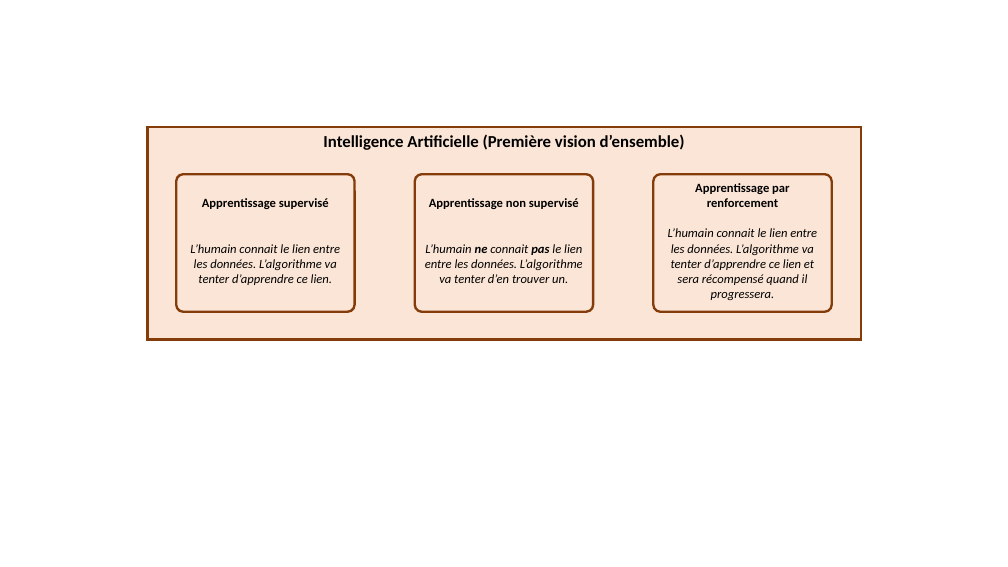
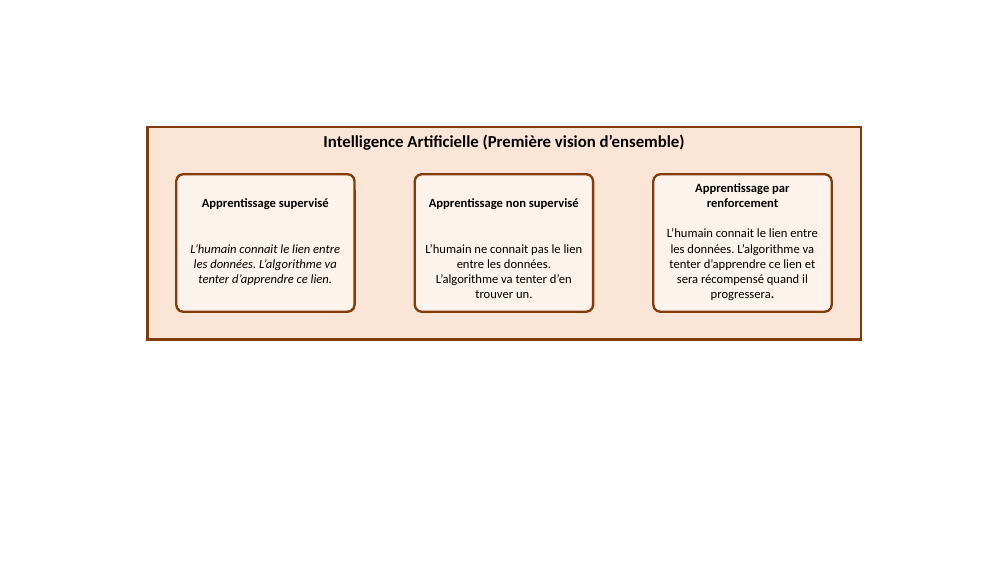
Before and after one commit to xpessoles/Informatique_Dev, a slide deck: slide 10 of Cy_00_IA/Chapitre_01_Introduction_IA/images/Figures.pptx. Drawn at 1008x567 pixels with LibreOffice and Linux fonts; fonts in the diff are those of the drawing. Boxes give left, top, right and bottom in pixels: in the first picture for what was removed or moved away, otherwise in the second. Text is boxed around its words. In the diff, an @@ line names an element or a change of style, - is before the commit and + after.

```diff
--- a/Cy_00_IA/Chapitre_01_Introduction_IA/images/Figures.pptx
+++ b/Cy_00_IA/Chapitre_01_Introduction_IA/images/Figures.pptx
@@ fill #FBE5D6 to #FDF3ED in 3 elements at (x1=653, y1=174, x2=832, y2=312), (x1=415, y1=174, x2=594, y2=312), (x1=176, y1=174, x2=355, y2=312) @@
@@ text in rounded rectangle at (x1=667, y1=228, x2=817, y2=300): bold on in "progressera."; italic off in "L’humain connait le lien entre les données. ..." @@
@@ text in rounded rectangle at (x1=425, y1=244, x2=583, y2=298): bold off in "ne pas"; italic off in "L’humain ne connait pas le lien entre ..." @@
```
Also in this commit, not shown: 1 slide added, 9 other files.
